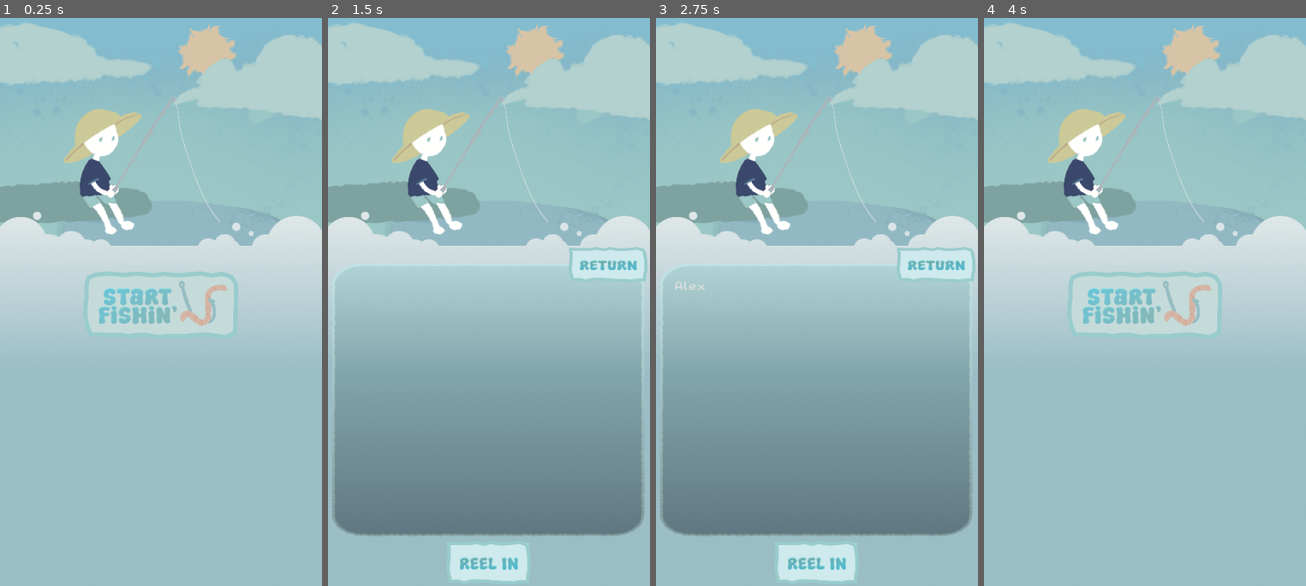
Above: before the commit, frames 1-4 (left to right).
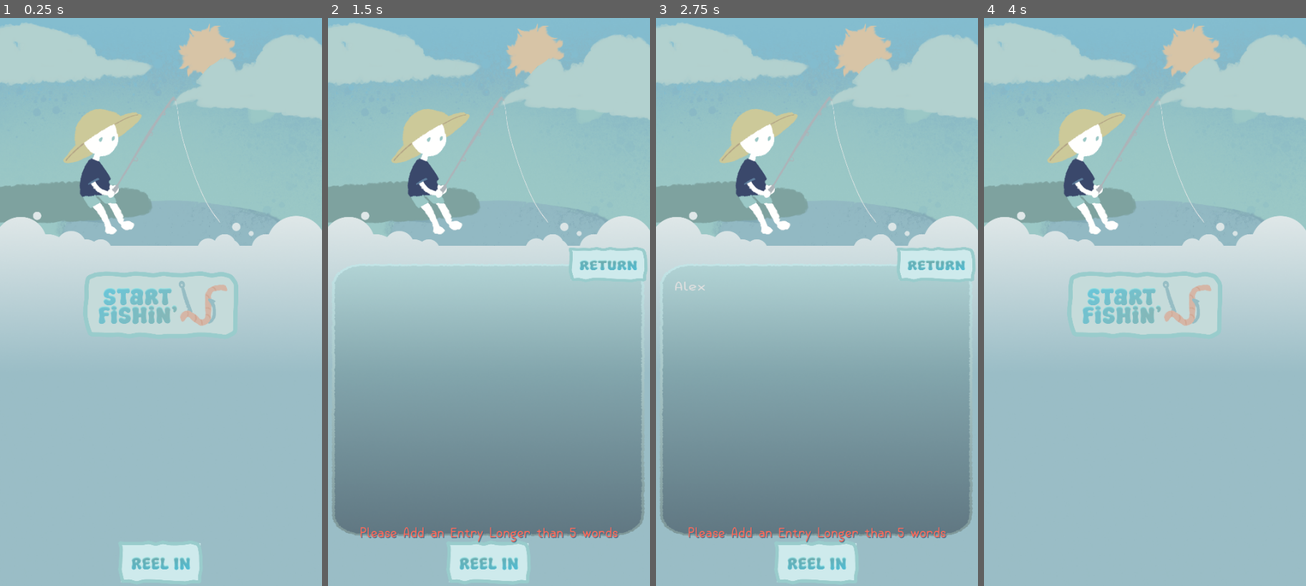
Above: after the commit, the same moments.

Repository: Eternalon03/HTN
Game: Godot game, scene res://main.tscn
Two runs of this game, one before a commit and one after it. Both use one fixed random seed, a clock stepped at 60 frames per second and the inputs below.
Inputs (mouse positions are in pixels of both pictures, inside the frame that each line leads up to):
- Up to frame 1 (0.25 s): no input
- Up to frame 2 (1.5 s): click (489, 563) at 0.52 s; click (489, 307) at 1.25 s
- Up to frame 3 (2.75 s): click (817, 404) at 2.02 s; type "Alex" at 2.1 s
- Up to frame 4 (4 s): click (1264, 262) at 2.75 s; tap Enter at 3.5 s; hold Right (ui_right) from 3.53 s (still down)

The runs differ from the first frame. In frame 1, 1.4% of the frame differs, in the area x 37-63%, y 92-100%; in frame 2, 0.6%; in frame 3, 0.6%; in frame 4, nothing differs.

Commit message:
api

Diff:
--- /dev/null
+++ b/HTTPRequest.gd
@@ -0,0 +1,22 @@
+extends HTTPRequest
+
+@onready var http_request: HTTPRequest = $"."
+
+
+func sentiment_analysis(body):
+	var url = "http://127.0.0.1:5000/api/answers"
+	#http_request.request("http://127.0.0.1:5000/api/answers")
+
+	# Create a dictionary with your data
+	var payload = {"text": body}
+
+	# Convert dictionary to JSON string
+	var json_body = JSON.stringify(payload)
+
+	# Set headers
+	var headers = ["Content-Type: application/json"]
+
+	var error = http_request.request(url, PackedStringArray(headers), HTTPClient.METHOD_POST, json_body)
+
+	if error != OK:
+		print("Request error:", error)
--- a/main.gd
+++ b/main.gd
@@ -9,6 +9,12 @@
 @onready var reel_in_button: TextureButton = $ReelInButton
 
 @onready var animation_player: AnimationPlayer = $Fisher/AnimationPlayer
+
+@onready var http_request: HTTPRequest = $HTTPRequest
+
+@onready var length_error_warning: Label = $LengthErrorWarning
+
+
 
 
 func _ready():
@@ -37,9 +43,27 @@
 	text_edit.set_caret_column(0)
 	reel_in_button.visible = false
 	animation_player.play("idle")
+	length_error_warning.visible = false
 
 
 
 func _on_reel_in_button_pressed() -> void:
-	text_edit.editable = false
-	animation_player.play("fisher_reel_animation")
+	var words = text_edit.text.split(" ", true)  # true removes empty strings
+	var word_count = words.size()
+
+	if word_count < 6:
+		length_error_warning.visible = true
+	else:
+		length_error_warning.visible = false
+		text_edit.editable = false
+		return_home.visible = false
+		http_request.sentiment_analysis(text_edit.text)
+		animation_player.play("fisher_reel_animation")
+		animation_player.play("fisher_reel_animation_2")
+
+
+
+func _on_http_request_request_completed(result: int, response_code: int, headers: PackedStringArray, body: PackedByteArray) -> void:
+	var json = JSON.parse_string(body.get_string_from_utf8())
+	print(json)
+	animation_player.play("idle")
--- a/main.tscn
+++ b/main.tscn
@@ -12,28 +12,13 @@
 [ext_resource type="Texture2D" uid="uid://bare6g8sn2s02" path="res://Return Button.png" id="7_nhfe7"]
 [ext_resource type="Script" path="res://TextureButton.gd" id="7_wkmks"]
 [ext_resource type="Texture2D" uid="uid://bduhaslus4x7r" path="res://Reel In Button.png" id="10_ay4ok"]
+[ext_resource type="Script" path="res://HTTPRequest.gd" id="13_oay6n"]
 
-[sub_resource type="Animation" id="Animation_fekkg"]
-resource_name = "fisher_reel_animation"
-length = 3.5
+[sub_resource type="Animation" id="Animation_gr3pd"]
+length = 3.0
 tracks/0/type = "value"
 tracks/0/imported = false
-tracks/0/enabled = true
-tracks/0/path = NodePath("JournallingAnimation1(1):texture")
-tracks/0/interp = 1
-tracks/0/loop_wrap = true
-tracks/0/keys = {
-"times": PackedFloat32Array(0, 1.2, 1.8, 2.4, 3),
-"transitions": PackedFloat32Array(1, 1, 1, 1, 1),
-"update": 1,
-"values": [ExtResource("3_lhx8l"), ExtResource("3_5g2cc"), ExtResource("5_iyau0"), ExtResource("3_5g2cc"), ExtResource("5_iyau0")]
-}
-
-[sub_resource type="Animation" id="Animation_gr3pd"]
-length = 0.001
-tracks/0/type = "value"
-tracks/0/imported = false
-tracks/0/enabled = true
+tracks/0/enabled = false
 tracks/0/path = NodePath("JournallingAnimation1(1):texture")
 tracks/0/interp = 1
 tracks/0/loop_wrap = true
@@ -42,6 +27,22 @@
 "transitions": PackedFloat32Array(1),
 "update": 1,
 "values": [ExtResource("3_5g2cc")]
+}
+
+[sub_resource type="Animation" id="Animation_fekkg"]
+resource_name = "fisher_reel_animation"
+length = 2.6
+tracks/0/type = "value"
+tracks/0/imported = false
+tracks/0/enabled = true
+tracks/0/path = NodePath("JournallingAnimation1(1):texture")
+tracks/0/interp = 1
+tracks/0/loop_wrap = true
+tracks/0/keys = {
+"times": PackedFloat32Array(0, 1.2, 1.6, 2, 2.4),
+"transitions": PackedFloat32Array(1, 1, 1, 1, 1),
+"update": 1,
+"values": [ExtResource("3_lhx8l"), ExtResource("3_5g2cc"), ExtResource("5_iyau0"), ExtResource("3_5g2cc"), ExtResource("5_iyau0")]
 }
 
 [sub_resource type="Animation" id="Animation_gse5r"]
@@ -59,10 +60,28 @@
 "values": [ExtResource("3_lhx8l")]
 }
 
+[sub_resource type="Animation" id="Animation_ytn83"]
+resource_name = "fisher_reel_animation_2"
+length = 0.8
+loop_mode = 1
+tracks/0/type = "value"
+tracks/0/imported = false
+tracks/0/enabled = true
+tracks/0/path = NodePath("JournallingAnimation1(1):texture")
+tracks/0/interp = 1
+tracks/0/loop_wrap = true
+tracks/0/keys = {
+"times": PackedFloat32Array(0, 0.4),
+"transitions": PackedFloat32Array(1, 1),
+"update": 1,
+"values": [ExtResource("3_5g2cc"), ExtResource("5_iyau0")]
+}
+
 [sub_resource type="AnimationLibrary" id="AnimationLibrary_fcg11"]
 _data = {
 "RESET": SubResource("Animation_gr3pd"),
 "fisher_reel_animation": SubResource("Animation_fekkg"),
+"fisher_reel_animation_2": SubResource("Animation_ytn83"),
 "idle": SubResource("Animation_gse5r")
 }
 
@@ -85,7 +104,7 @@
 [node name="JournallingAnimation1(1)" type="Sprite2D" parent="Fisher"]
 position = Vector2(240.078, 183)
 scale = Vector2(0.448692, 0.448692)
-texture = ExtResource("3_5g2cc")
+texture = ExtResource("5_iyau0")
 
 [node name="AnimationPlayer" type="AnimationPlayer" parent="Fisher"]
 libraries = {
@@ -109,10 +128,10 @@
 anchor_top = 0.048
 anchor_right = 0.961
 anchor_bottom = 0.969
-offset_left = -462.928
-offset_top = -601.176
-offset_right = -472.184
-offset_bottom = -609.428
+offset_left = -463.281
+offset_top = -598.74
+offset_right = -472.537
+offset_bottom = -628.992
 size_flags_vertical = 4
 theme_override_colors/background_color = Color(1, 1, 1, 0)
 theme_override_fonts/font = ExtResource("6_6sm10")
@@ -143,7 +162,6 @@
 script = ExtResource("7_wkmks")
 
 [node name="ReelInButton" type="TextureButton" parent="."]
-visible = false
 layout_mode = 0
 offset_left = 160.0
 offset_top = 825.0
@@ -153,6 +171,23 @@
 ignore_texture_size = true
 stretch_mode = 0
 
+[node name="HTTPRequest" type="HTTPRequest" parent="."]
+script = ExtResource("13_oay6n")
+
+[node name="LengthErrorWarning" type="Label" parent="."]
+visible = false
+layout_mode = 0
+offset_left = 50.0
+offset_top = 800.0
+offset_right = 460.0
+offset_bottom = 828.0
+theme_override_colors/font_color = Color(1, 0.416603, 0.347925, 1)
+theme_override_colors/font_shadow_color = Color(0.245377, 0.442856, 0.550347, 1)
+theme_override_fonts/font = ExtResource("6_6sm10")
+theme_override_font_sizes/font_size = 20
+text = "Please Add an Entry Longer than 5 words"
+
 [connection signal="pressed" from="ReturnHome" to="." method="_on_return_home_pressed"]
 [connection signal="pressed" from="FishingButton" to="." method="_on_texture_button_pressed"]
 [connection signal="pressed" from="ReelInButton" to="." method="_on_reel_in_button_pressed"]
+[connection signal="request_completed" from="HTTPRequest" to="." method="_on_http_request_request_completed"]
Not shown: 1 places in main.tscn that only renumber resources
